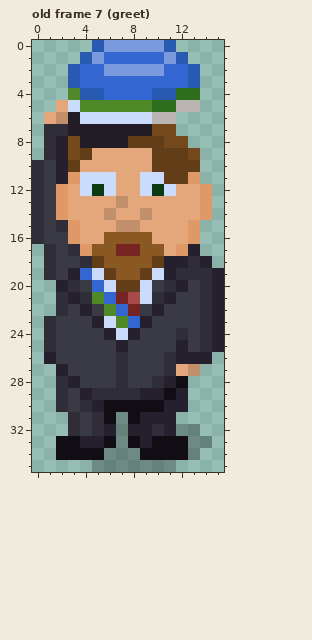
Pixel-art file -- art/chars/cfe-ksv-otto.aseprite. Above, as it was before the edit.
16x36 pixels, 7 frames. Shown: old frame 7 (greet). The commit also changed other frames, which this record leaves out.
New version:
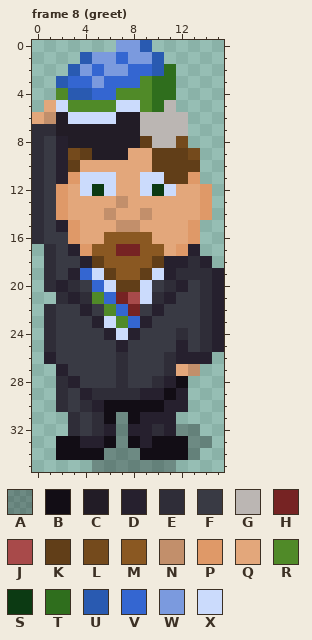
Palette (. is transparent): A #00000046  B #120d15  C #221c26  D #26202e  E #2f2d38  F #393a44  G #bbb6b3  H #762323  J #a84a4a  K #613e18  L #744a1c  M #8a5822  N #c28f6b  P #df9968  Q #e3a77b  R #508a28  S #0c3a13  T #2f6e1d  U #295ab1  V #3466d1  W #7b9ade  X #cbdbfc
A new or re-ordered frame is compared with the old frame closest to it.
The author wrote: Greet animation for Otto
What changed:
frames 7 -> 10
layer "tekkel" added
Frame 8 (greet) is new; against old frame 7 (greet), layers "tekkel", "fraater":
y 0: x 5..6 UW -> ..; x 9..11 WWU -> U..
y 1: x 6 V -> W; x 8..12 VVVWU -> WWU..
y 2: x 4 V -> W; x 8..13 WWWVVU -> VVUT..
y 3: x 2..3 .U -> UV; x 5 V -> W; x 9..13 VVVVU -> RTT..
y 4: x 2..3 .R -> RU; x 5 U -> V; x 7..13 VVVUUTT -> RRRTT..
y 5: x 1..3 .QX -> QXR; x 7..8 RR -> XX; x 11..13 TGG -> G..
y 6: x 0..3 .QNC -> QNCX; x 7..9 XXX -> CCG; x 12 . -> G
y 7: x 0 . -> E; x 2 E -> C; x 9..12 CLL. -> GGGG
y 8: x 0..1 .E -> EF; x 3 L -> C; x 8 K -> C; x 10..11 KL -> GG
y 9: x 0..1 .E -> EF; x 5..7 QQQ -> CCC
y 15: x 2 E -> D
y 17: x 3 E -> D
y 18: x 4 E -> D
y 20: x 1 . -> E
y 22: x 1..2 .E -> EF
